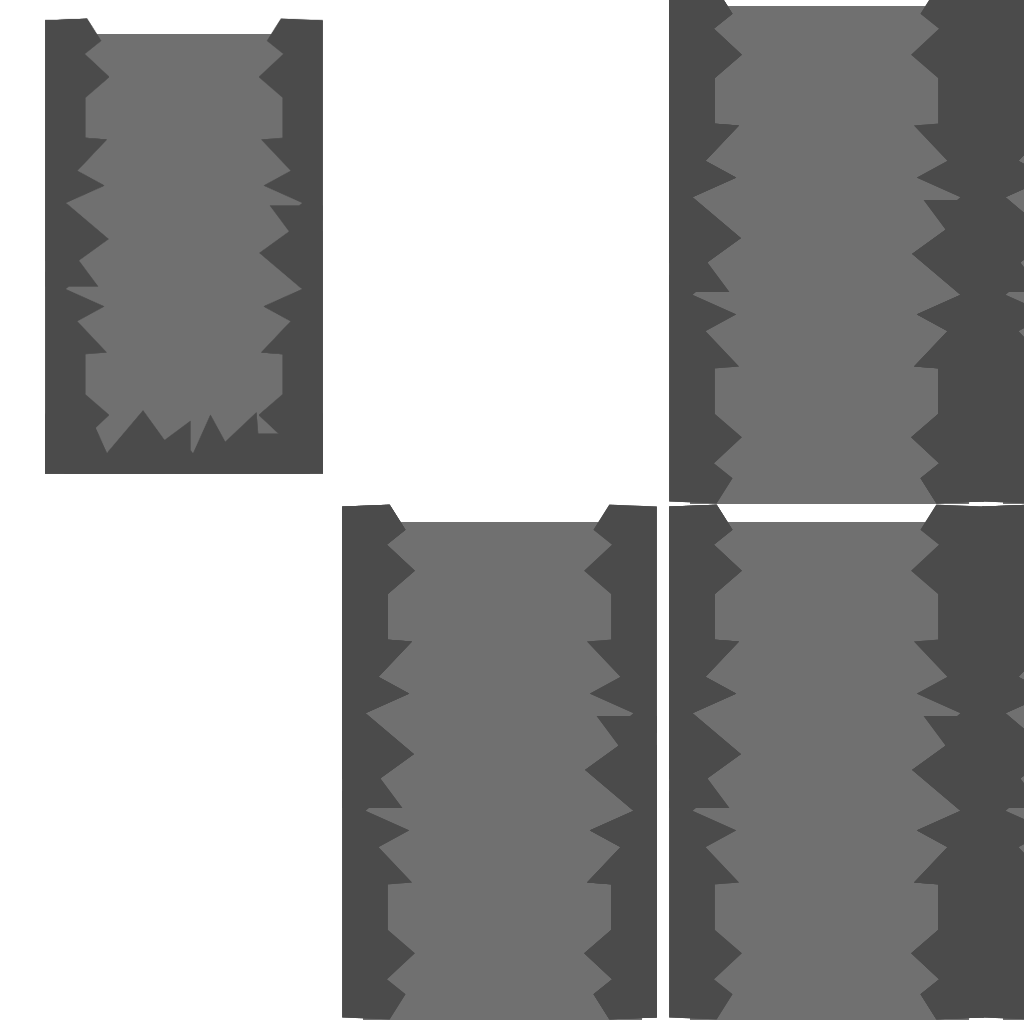
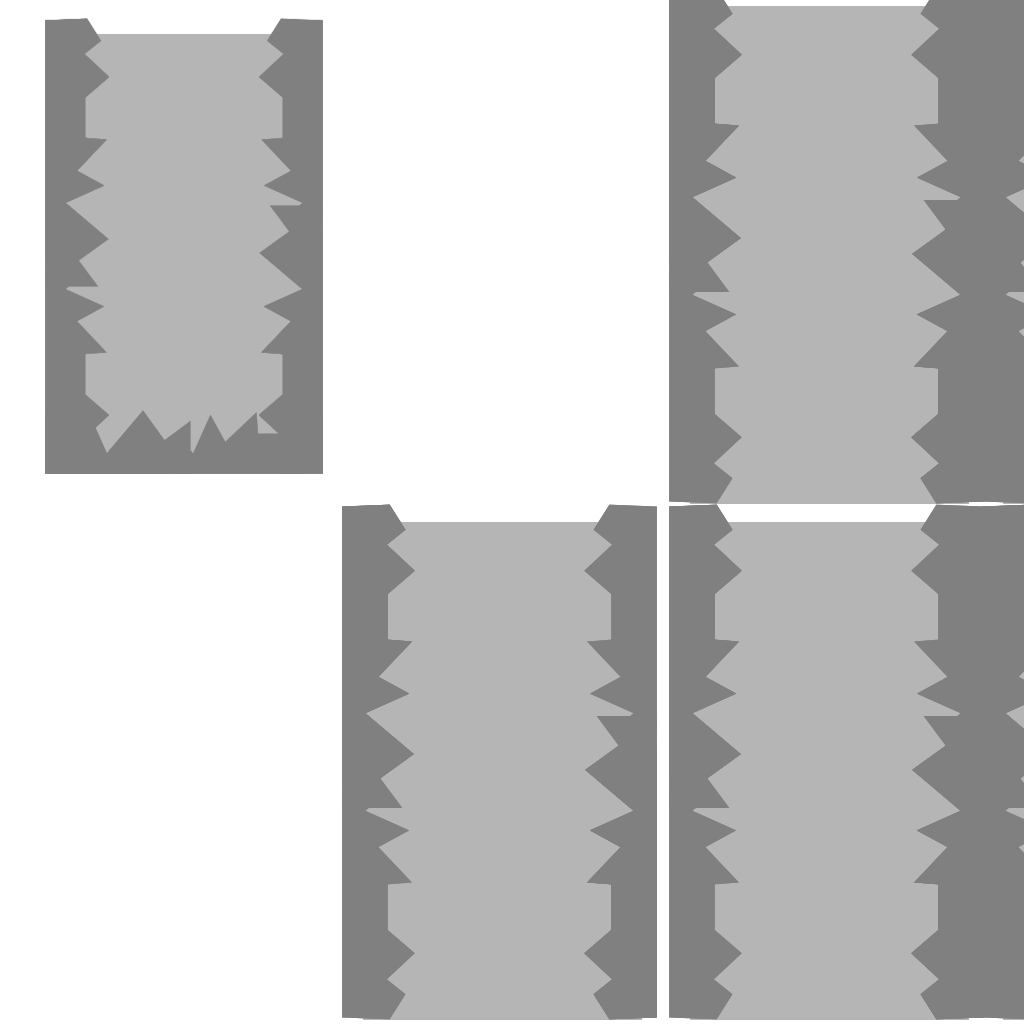
Layers edited between the first and the second w=1024, h=1024 image:
added group "Simple gray" with 28 layers over [45, 0, 1024, 1020]
moved "Group 1 copy 5" into group "Simple gray" over [45, 18, 323, 474]
moved "Group 1 copy 3" into group "Simple gray" over [982, 0, 1024, 504]
moved "Group 1 copy 2" into group "Simple gray" over [669, 0, 984, 504]
moved "Group 1 copy 4" into group "Simple gray" over [982, 504, 1024, 1020]
moved "Group 1 copy" into group "Simple gray" over [669, 504, 984, 1020]
moved "Group 1" into group "Simple gray" over [342, 504, 657, 1020]
